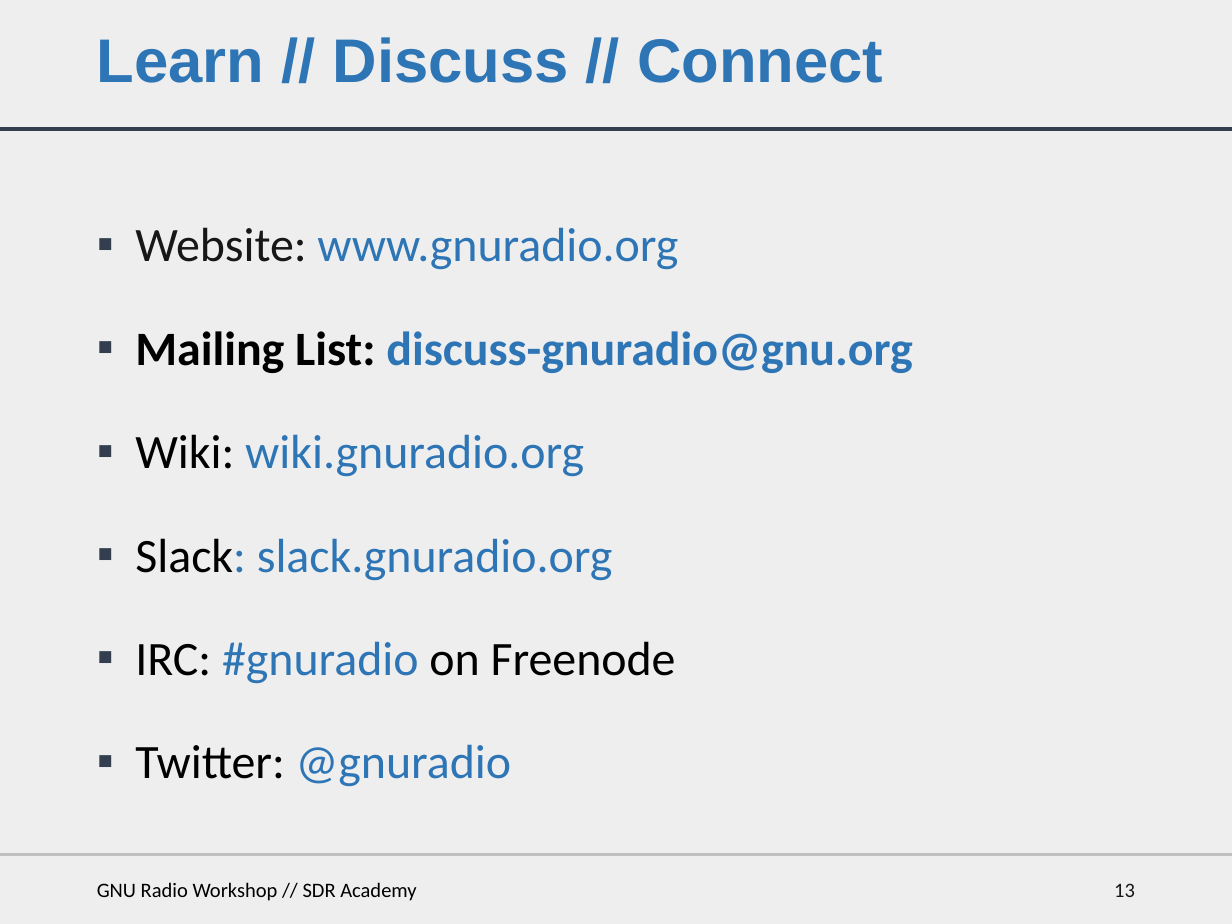
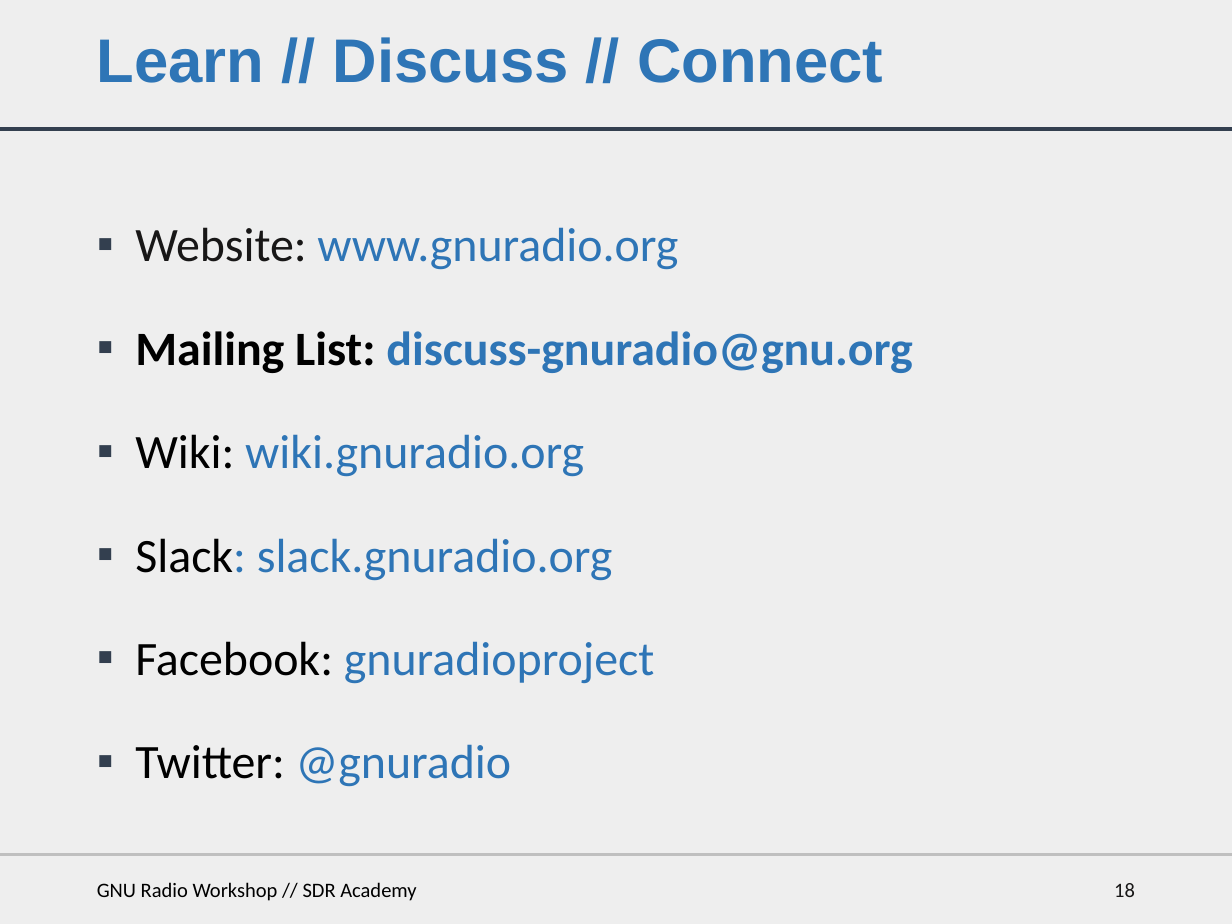
Before and after one commit to bastibl/gnuradio-workshop, a slide deck: slide 18 of gr-workshop.pptx (slide 13 before the commit). Drawn at 1232x924 pixels with LibreOffice and Linux fonts; fonts in the diff are those of the drawing. Boxes give left, top, right and bottom in pixels: in the first picture for what was removed or moved away, otherwise in the second. Text is boxed around its words. In the diff, an @@ line names an element or a change of style, - is before the commit and + after.

```diff
--- a/gr-workshop.pptx
+++ b/gr-workshop.pptx
@@ text at box(135, 641, 654, 684): text changed; text colour #000000 to #2E75B6 @@
-▪ IRC: #gnuradio on Freenode
+▪ Facebook: gnuradioproject
@@ page number at box(1114, 883, 1135, 897): text changed @@
-13
+18
```
Also in this commit, not shown: 1 other slide changed, 5 slides added.
